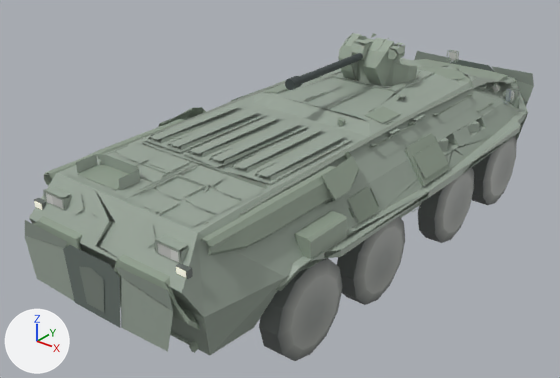
Before and after pictures for a commit that changed the glTF model assets/vehicle-candidates/tanqueta/btr82-50-repaired.glb.
Before and after are seen from a 50 mm camera at (7.45, -11.32, 6.61) aimed at (-0.57, -1.3, 0.4). Arrows for +X, +Y and +Z are at lower left; the lights stay in place. The older version comes first. Where no turn or scale is listed for an object, it has been applied to the vertices. Vertices at exactly the same position are counted once.

The first picture shows 'BTR82_black_barrel_and_muzzle', 'BTR82_front_lenses_two', 'BTR82_hull_symmetric_batched', 'BTR82_turret', 'Object_431_material_9', 'Object_434_material_9', 'Object_439_material_9', 'Object_446_material_9'.
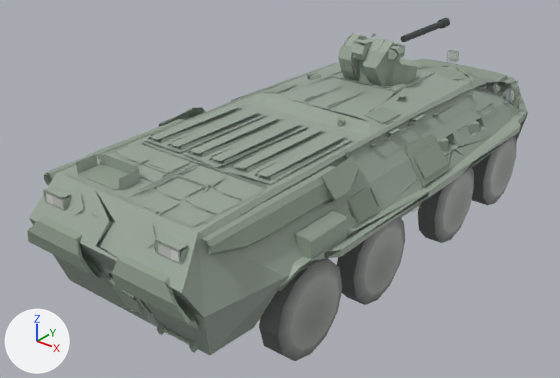
What the commit changed:
me_btr82_hull_symmetric_batched is used by ob_btr82_hull_symmetric_batched; location (0.0, 0.0, 0.0).
me_btr82_hull_symmetric_batched had 2697 vertices, 2676 faces and spanned x -2.31..2.31, y -6.02..5.15, z -0.14..2.32.
me_btr82_hull_symmetric_batched now has 2615 vertices, 2598 faces and spans x -2.31..2.31, y -5.94..5.06, z -0.14..2.32.
me_btr82_hull_symmetric_batched part 1: 14 loose pieces with 82 vertices, spanning x -1.54..1.54, y -6.02..5.15, z 0.44..1.61, are deleted.
me_btr82_black_barrel_and_muzzle is used by ob_btr82_black_barrel_and_muzzle; location (0.0, 0.0, 0.0).
me_btr82_black_barrel_and_muzzle had 52 vertices, 96 faces and spanned x -0.1..0.1, y -1.76..0.31, z 2.53..2.73.
me_btr82_black_barrel_and_muzzle now has 52 vertices, 96 faces and spans x -0.1..0.1, y 1.85..3.6, z 2.53..2.73.
me_btr82_black_barrel_and_muzzle part 2: the loose piece of 26 vertices spanning x -0.06..0.06, y -1.59..0.31, z 2.57..2.69 is scaled about its middle by (1, 0.884, 1), then moved by (0.0, 3.32, 0.0).
me_btr82_black_barrel_and_muzzle part 3: the loose piece of 26 vertices spanning x -0.1..0.1, y -1.76..-1.54, z 2.53..2.73 is moved by (0.0, 5.14, 0.0).
Object 'BTR82_front_lenses_two' (ob_btr82_front_lenses_two) is deleted.

Location of each change, [x1, y1, x2, y2] in pixels of the pictures (560 x 378 px; the box of a moved part takes in the faces that stretch with it):
'BTR82_hull_symmetric_batched', reshaped: before [25, 50, 534, 355]; after [27, 50, 528, 355]
'BTR82_black_barrel_and_muzzle', reshaped (37% narrower, 34% shorter): before [285, 53, 363, 90]; after [401, 18, 450, 42]
'BTR82_front_lenses_two', deleted: before [34, 201, 186, 278]
part 1 of me_btr82_hull_symmetric_batched, deleted: before [25, 51, 534, 352]
part 2 of me_btr82_black_barrel_and_muzzle, moved or reshaped: before [299, 53, 363, 84]; after [401, 21, 444, 42]
part 3 of me_btr82_black_barrel_and_muzzle, moved or reshaped: before [285, 76, 302, 90]; after [438, 18, 450, 29]
